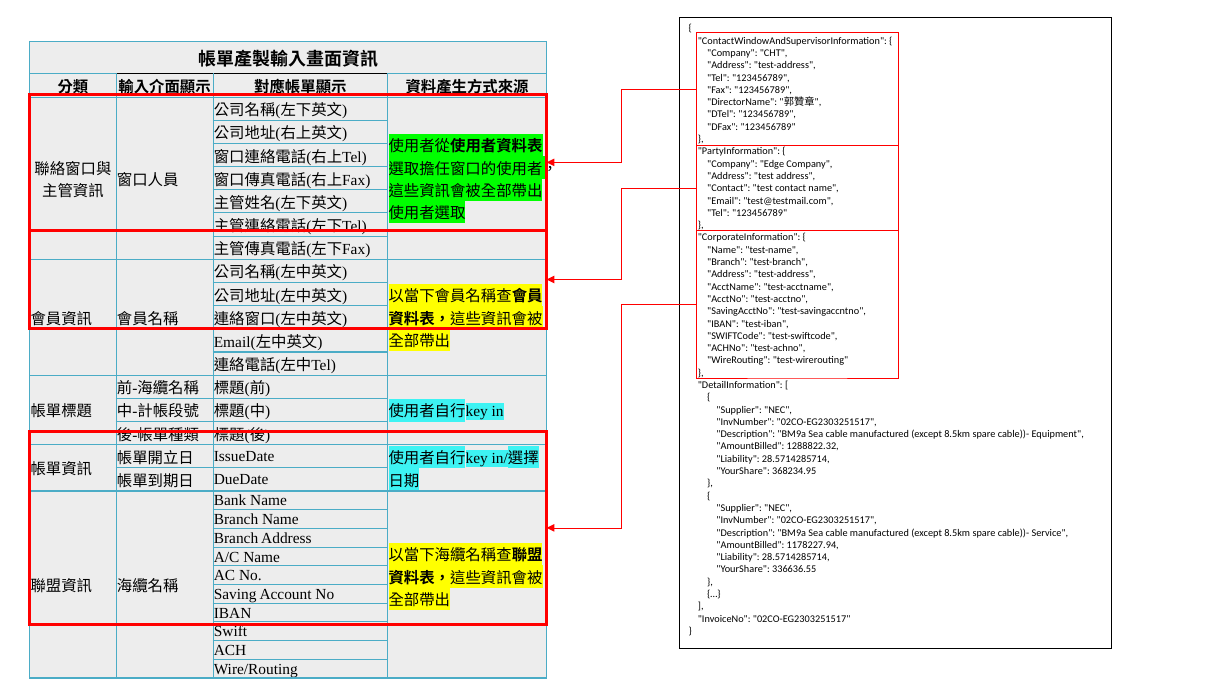
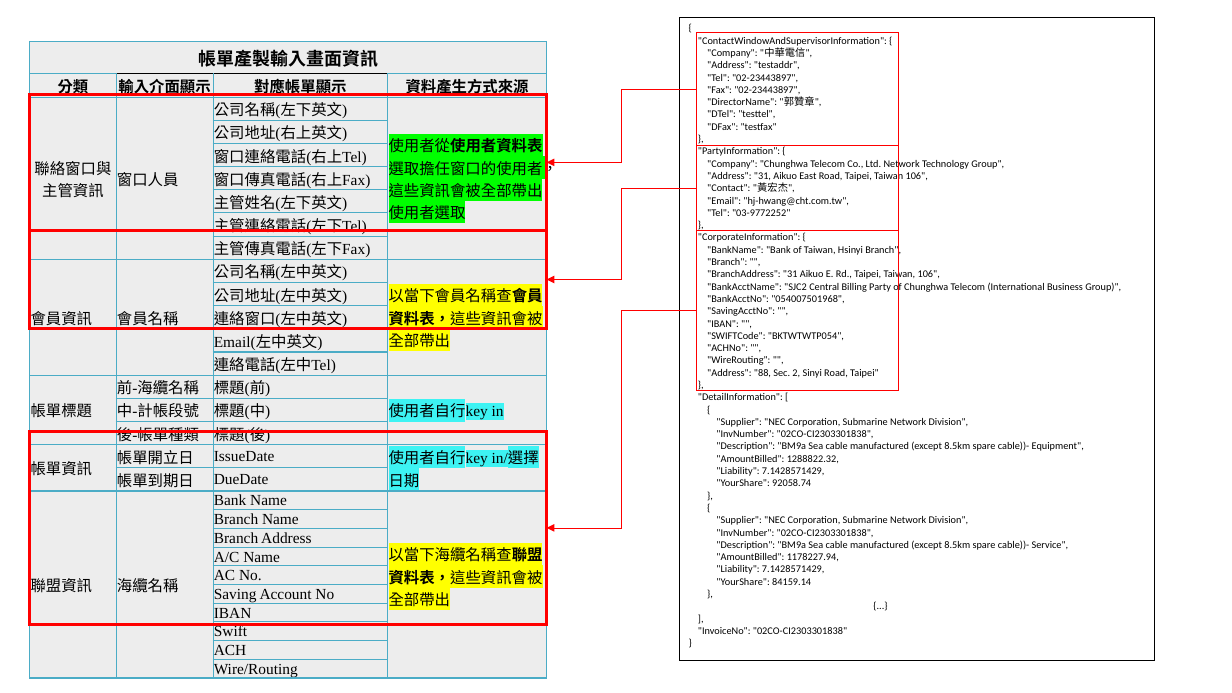
Before and after one commit to appletime81/cbp-sys-api, a slide deck: slide 3 of CBP專案/帳單API/帳單Draft API.pptx. Drawn at 1232x693 pixels with LibreOffice and Linux fonts; fonts in the diff are those of the drawing. Boxes give left, top, right and bottom in pixels: in the first picture for what was removed or moved away, otherwise in the second. Text is boxed around its words. In the diff, an @@ line names an element or a change of style, - is before the commit and + after.

```diff
--- a/CBP專案/帳單API/帳單Draft API.pptx
+++ b/CBP專案/帳單API/帳單Draft API.pptx
@@ text in rectangle at box(679, 18, 1154, 662): text changed @@
-{…}
+{...}
@@ rectangle "{": place and size @@
-rectangle "{" at box(679, 18, 1112, 649)
+rectangle "{" at box(679, 18, 1154, 662)
@@ text in rectangle at box(707, 48, 812, 97): text changed @@
-"Company": "CHT",
-"Address": "test-address",
-"Tel": "123456789",
-"Fax": "123456789",
+"Company": "中華電信",
+"Address": "testaddr",
+"Tel": "02-23443897",
+"Fax": "02-23443897",
@@ text in rectangle at box(707, 110, 777, 130): text changed @@
-"DTel": "123456789",
-"DFax": "123456789"
+"DTel": "testtel",
+"DFax": "testfax"
@@ text in rectangle at box(707, 158, 1004, 216): text changed @@
-"Company": "Edge Company",
-"Address": "test address",
-"Contact": "test contact name",
-"Email": "test@testmail.com",
-"Tel": "123456789"
+"Company": "Chunghwa Telecom Co., Ltd. Network Technology Group",
+"Address": "31, Aikuo East Road, Taipei, Taiwan 106",
+"Contact": "黃宏杰",
+"Email": "hj-hwang@cht.com.tw",
+"Tel": "03-9772252"
@@ rectangle: place and size @@
-rectangle at box(697, 230, 898, 378)
+rectangle at box(697, 230, 898, 390)
@@ text in rectangle at box(707, 244, 1121, 378): text changed @@
-"Name": "test-name",
-"Branch": "test-branch",
-"Address": "test-address",
-"AcctName": "test-acctname",
-"AcctNo": "test-acctno",
-"SavingAcctNo": "test-savingaccntno",
-"IBAN": "test-iban",
-"SWIFTCode": "test-swiftcode",
-"ACHNo": "test-achno",
-"WireRouting": "test-wirerouting"
+"BankName": "Bank of Taiwan, Hsinyi Branch",
+"Branch": "",
+"BranchAddress": "31 Aikuo E. Rd., Taipei, Taiwan, 106",
+"BankAcctName": "SJC2 Central Billing Party of Chunghwa Telecom (International Business Group)",
+"BankAcctNo": "054007501968",
+"SavingAcctNo": "",
+"IBAN": "",
+"SWIFTCode": "BKTWTWTP054",
+"ACHNo": "",
+"WireRouting": "",
+"Address": "88, Sec. 2, Sinyi Road, Taipei"
@@ elbow arrow moved from (697, 304) - (547, 528) to (697, 311) - (547, 528) @@
@@ text in rectangle at box(716, 418, 969, 438): text changed @@
-"Supplier": "NEC",
-"InvNumber": "02CO-EG2303251517",
+"Supplier": "NEC Corporation, Submarine Network Division",
+"InvNumber": "02CO-CI2303301838",
@@ text in rectangle at box(716, 467, 825, 486): text changed @@
-"Liability": 28.5714285714,
-"YourShare": 368234.95
+"Liability": 7.1428571429,
+"YourShare": 92058.74
@@ text in rectangle at box(716, 516, 969, 537): text changed @@
-"Supplier": "NEC",
-"InvNumber": "02CO-EG2303251517",
+"Supplier": "NEC Corporation, Submarine Network Division",
+"InvNumber": "02CO-CI2303301838",
@@ text in rectangle at box(716, 565, 825, 585): text changed @@
-"Liability": 28.5714285714,
-"YourShare": 336636.55
+"Liability": 7.1428571429,
+"YourShare": 84159.14
@@ text in rectangle at box(698, 627, 847, 634): text changed @@
-"InvoiceNo": "02CO-EG2303251517"
+"InvoiceNo": "02CO-CI2303301838"
```
Also in this commit, not shown: 2 other slides changed, 3 other files.
